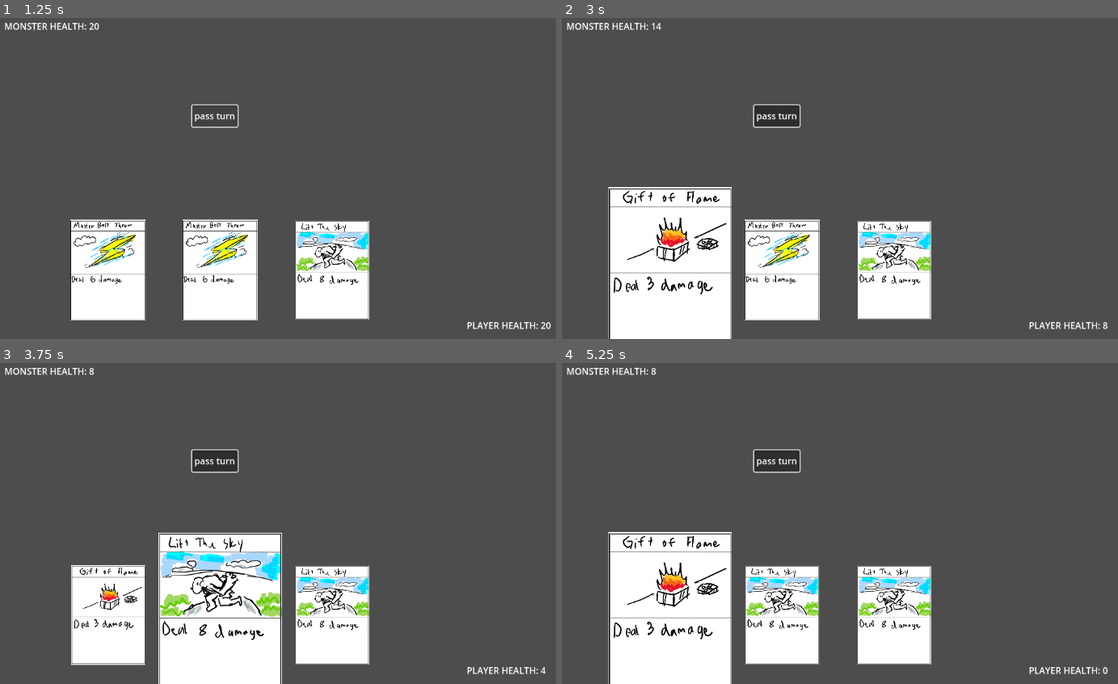
Above: before the commit, frames 1-4 (two rows, left to right).
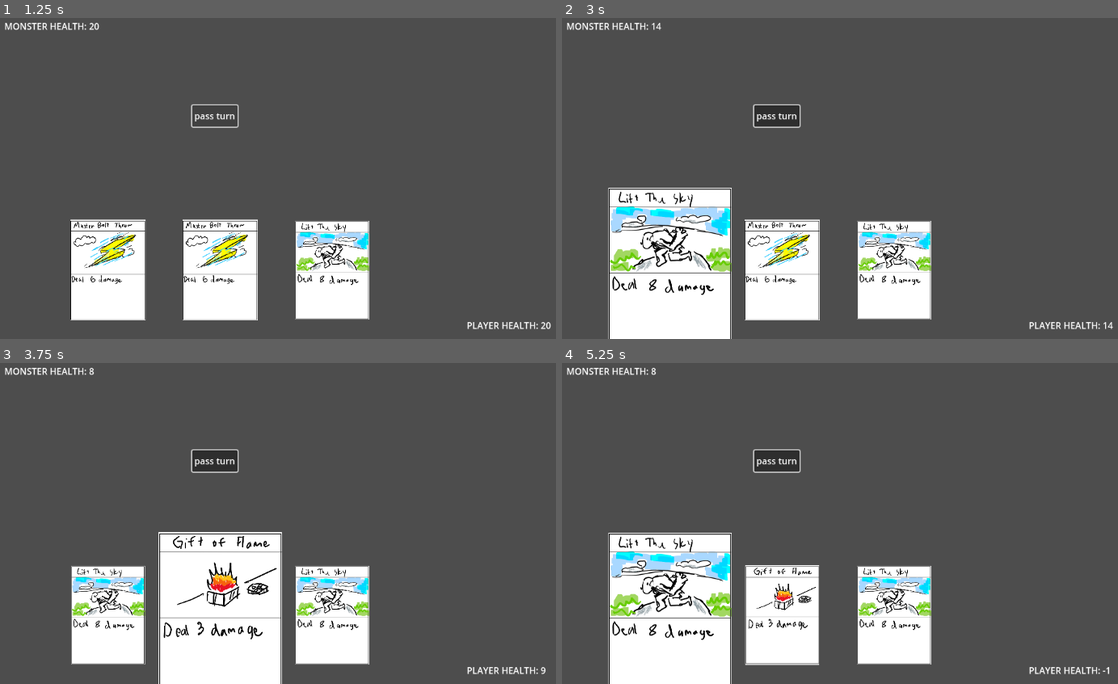
Above: after the commit, the same moments.

Repository: Ducko132/Chariot
Game: Godot game, scene res://game_board.tscn
The game is run twice, just before and just after one commit, with the same random seed, the same clock (stepped at 60 frames per second) and the same inputs.
Inputs (mouse positions are in pixels of both pictures, inside the frame that each line leads up to):
- Up to frame 1 (1.25 s): click "pass turn" at 0.5 s
- Up to frame 2 (3 s): click "pass turn" at 1.25 s; click "pass turn" at 2 s; tap Enter at 2.75 s; move the mouse to (678, 281) at 2.77 s; click (678, 281) at 2.92 s
- Up to frame 3 (3.75 s): tap Space at 3.5 s; move the mouse to (233, 626) at 3.52 s; click (233, 626) at 3.67 s
- Up to frame 4 (5.25 s): tap Enter at 4.25 s; move the mouse to (906, 626) at 4.27 s; click (906, 626) at 4.42 s; tap Space at 5 s; move the mouse to (678, 626) at 5.02 s; click (678, 626) at 5.17 s

Frame 1 is identical in both runs. In frame 2, 3.6% of the frame differs, in the area x 8-100%, y 52-100%; in frame 3, 5.2%, in the area x 12-99%, y 52-100%; in frame 4, 5.1%.

Commit message:
Hardcoded monster
monster now has different attacks based on different HP, randomized.

Diff:
--- /dev/null
+++ b/Monster.gd
@@ -0,0 +1 @@
+extends Node2D
--- a/card.gd
+++ b/card.gd
@@ -16,14 +16,6 @@
 	"UndeadMarch": Resources.Money,
 }
 
-const MonsterResourceMap = {
-	"Bolt": Resources.Money,
-	"GiftofFlame": Resources.Money,
-	"LiftTheSky": Resources.Money,
-	"TridentThrow": Resources.Money,
-	"UndeadMarch": Resources.Money,
-}
-
 const Power = {
 	"Bolt": 6,
 	"GiftofFlame": 3,
@@ -32,24 +24,7 @@
 	"UndeadMarch": 2,
 }
 
-const MonsterPower = {
-	"Bolt": 6,
-	"GiftofFlame": 3,
-	"LiftTheSky": 8,
-	"TridentThrow": 4,
-	"UndeadMarch": 2,
-}
-
 const Art = {
-	"Bolt": "res://Art/bolt.png",
-	"GiftofFlame": "res://Art/GiftofFlame.png",
-	"LiftTheSky": "res://Art/LiftTheSky.png",
-	"TridentThrow": "res://Art/tridentThrow.png",
-	"UndeadMarch": "res://Art/UndeadMarch.png",
-	"Blank": "res://Art/blank.png",
-}
-
-const MonsterArt = {
 	"Bolt": "res://Art/bolt.png",
 	"GiftofFlame": "res://Art/GiftofFlame.png",
 	"LiftTheSky": "res://Art/LiftTheSky.png",
@@ -93,6 +68,7 @@
 		if event is InputEventMouseButton and event.pressed:
 			print("click")
 			print("monster loses", Power[self.card_type], "health")
+
 			cardplayed.emit(self)
 			self.queue_free()
 
--- a/state_machine.gd
+++ b/state_machine.gd
@@ -19,6 +19,7 @@
 
 var playerhp = 20
 var monsterhp = 20
+var monster2ndchance =true
 
 # node to represent card (make copies manually)
 
@@ -137,9 +138,54 @@
 		print("player 1 playing cards now")
 	elif new_state == State.MONSTERTURN:
 		# monster does damage to the player
-		playerhp -= 4
-		print("playerhealth: ", playerhp)
+		# put monster moves here!!!
+		if monsterhp >= 20:
+			var rand = rng.randi_range(1,3)
+			print("rand",rand)
+			if rand == 1:
+				playerhp -= 1
+				print("small attack")
+			elif rand == 2:
+				playerhp -= 2
+				print("small attack")
+			elif rand == 3:
+				playerhp -= 3
+				print("med attack")
+		elif monsterhp >= 10:
+			var rand = rng.randi_range(1,3)
+			print("rand",rand)
+			if rand == 1:
+				monsterhp += 5
+				print("heal")
+			elif rand == 2:
+				playerhp -= 5
+				print("heavy attack")
+			elif rand == 3:
+				playerhp -= 3
+				monsterhp += 3
+				print("life drain")
+		elif monsterhp >= 5:
+			var rand = rng.randi_range(1,3)
+			print("rand",rand)
+			if rand == 1:
+				monsterhp += 7
+				playerhp -= 2
+				print("giga heal drain")
+			elif rand == 2:
+				monsterhp += 5
+				playerhp -= 4
+				print("vampiric fang")
+			elif rand == 3:
+				playerhp -= 10
+				print("final gambit")
+		elif monsterhp >= 1 and monster2ndchance:
+			monster2ndchance = false
+			monsterhp += 40
+			print("REBIRTH")
+		else:
+			print("monster out of energy")
+		#print("playerhealth: ", playerhp)
 		switch_states(State.PLAYER1_DRAW)
-		print("player 2 drawing")
+		print("MONSTER TURN")
 	elif new_state == State.END:
 		print("game over!")
